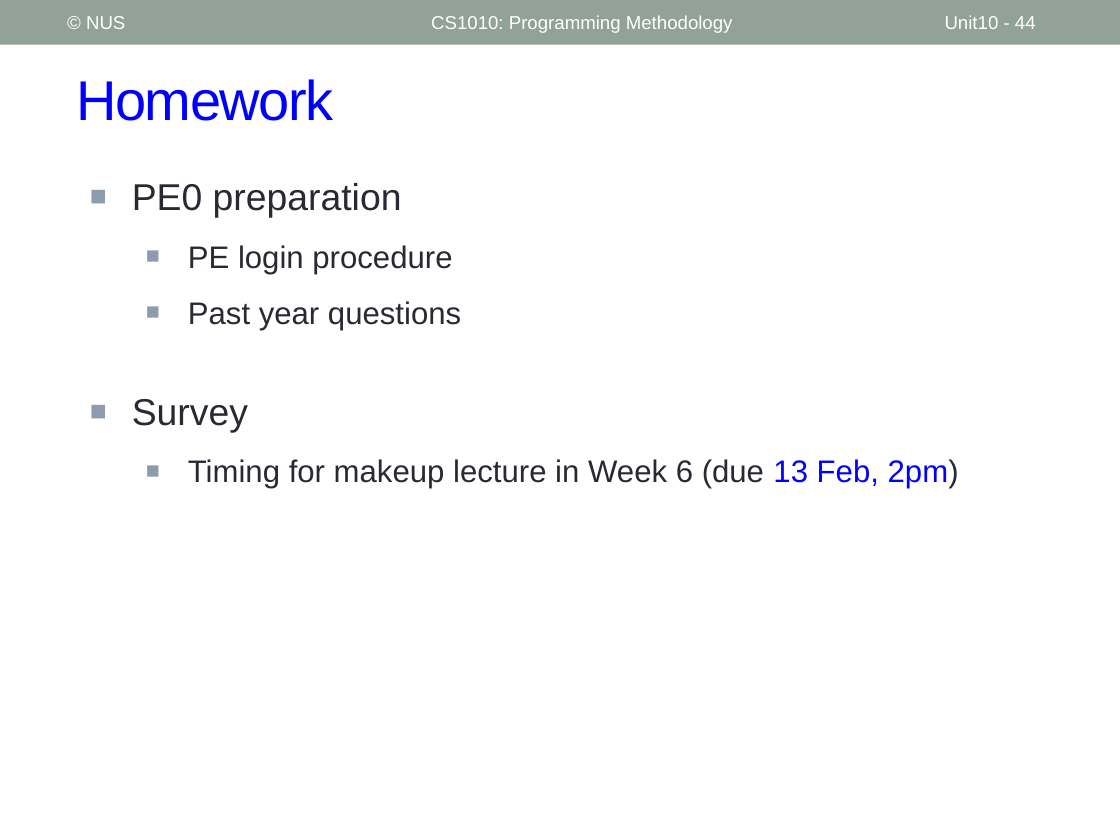
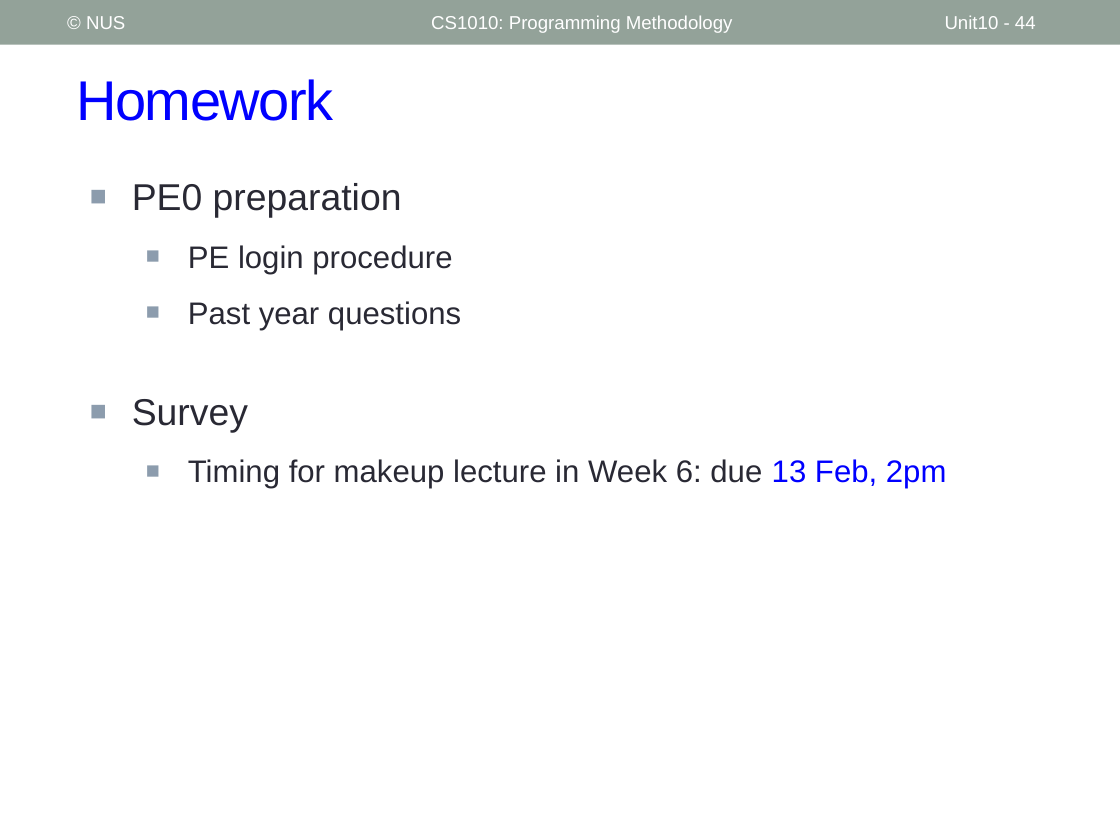
Before and after one commit to nus-cs1010-2526-s2/website, a slide deck: slide 44 of slides/Week4.pptx. Drawn at 1120x840 pixels with LibreOffice and Linux fonts; fonts in the diff are those of the drawing. Boxes give left, top, right and bottom in pixels: in the first picture for what was removed or moved away, otherwise in the second. Text is boxed around its words. In the diff, an @@ line names an element or a change of style, - is before the commit and + after.

```diff
--- a/slides/Week4.pptx
+++ b/slides/Week4.pptx
@@ text at (188,459,947,489): text changed @@
-  ■ Timing for makeup lecture in Week 6 (due 13 Feb, 2pm)
+  ■ Timing for makeup lecture in Week 6: due 13 Feb, 2pm
```
Also in this commit, not shown: 5 other slides changed, 6 other files.
